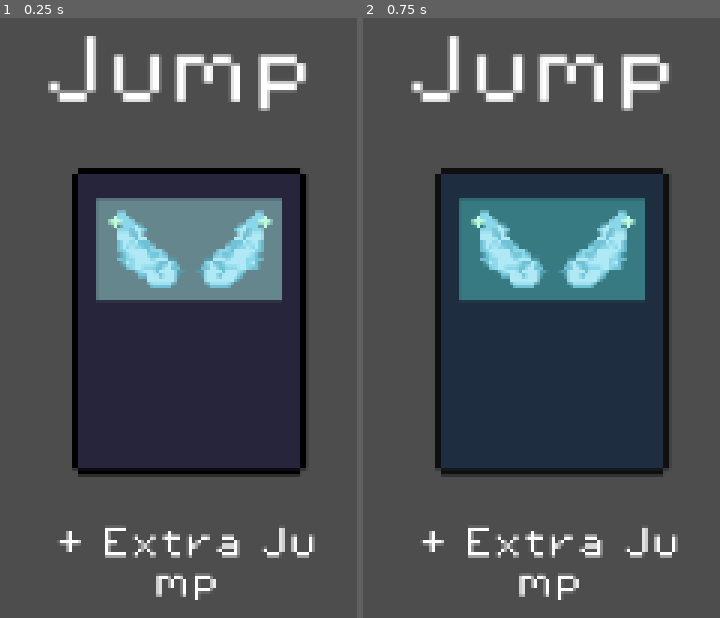
Above: before the commit, frames 1-2 (left to right).
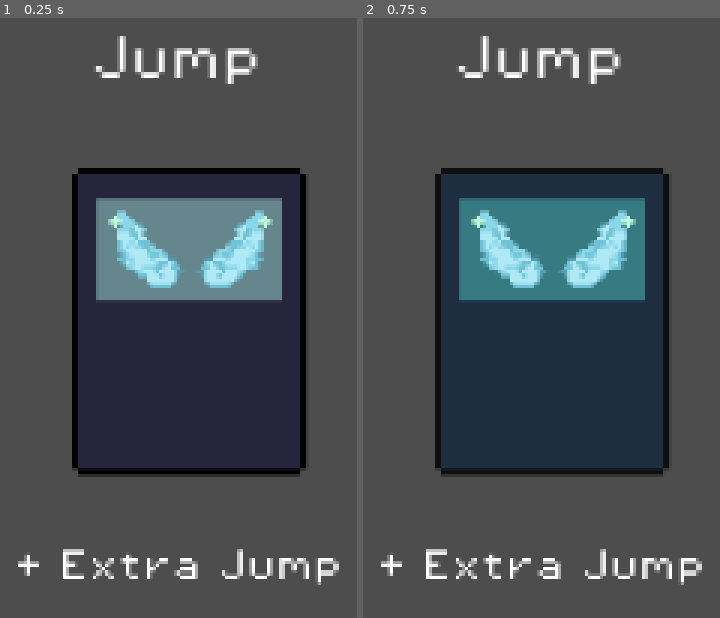
Above: after the commit, the same moments.

Repository: ajpolintan/GMTK_GameJam
Game: Godot game, scene res://Scenes/Cards/JumpCard.tscn
The game is run twice, just before and just after one commit, with the same random seed, the same clock (stepped at 60 frames per second) and the same inputs. This scene is started directly instead of the project's main scene.
Inputs (mouse positions are in pixels of both pictures, inside the frame that each line leads up to):
- Up to frame 1 (0.25 s): no input
- Up to frame 2 (0.75 s): tap Enter at 0.5 s; move the mouse to (555, 324) at 0.52 s; hold Right (move_right) from 0.53 s (still down); hold Shift (dash) from 0.53 s (still down)

The runs differ from the first frame. In frame 1, 5.8% of the frame differs, in the area x 5-95%, y 3-97%; in frame 2, 5.8%.

Commit message:
Cleaned up card_deck

Diff:
--- a/Scenes/card.tscn
+++ b/Scenes/card.tscn
@@ -24,7 +24,7 @@
 offset_right = 306.0
 offset_bottom = 71.2582
 theme_override_fonts/font = ExtResource("3_dytlp")
-theme_override_font_sizes/font_size = 35
+theme_override_font_sizes/font_size = 22
 text = "+1 Jump"
 horizontal_alignment = 1
 autowrap_mode = 1
@@ -32,10 +32,10 @@
 [node name="CardImage" type="Sprite2D" parent="."]
 
 [node name="CardDescription" type="Label" parent="."]
-offset_left = 96.0
-offset_top = 258.258
-offset_right = 230.0
-offset_bottom = 293.258
+offset_left = 47.0
+offset_top = 269.0
+offset_right = 272.0
+offset_bottom = 328.0
 theme_override_fonts/font = ExtResource("3_dytlp")
 text = "allows you to run"
 horizontal_alignment = 1
--- a/Scenes/deck.tscn
+++ b/Scenes/deck.tscn
@@ -1,6 +1,7 @@
-[gd_scene load_steps=2 format=3 uid="uid://eoqkwnbbbgy4"]
+[gd_scene load_steps=3 format=3 uid="uid://eoqkwnbbbgy4"]
 
 [ext_resource type="Script" path="res://Scripts/deck.gd" id="1_6dlcv"]
+[ext_resource type="FontFile" uid="uid://rhfbsckxpx0e" path="res://Assets/fonts/PixelOperator8.ttf" id="2_eyglp"]
 
 [node name="Deck" type="Control"]
 layout_mode = 3
@@ -20,42 +21,31 @@
 [node name="CanvasLayer" type="CanvasLayer" parent="."]
 
 [node name="Spawn" type="Node2D" parent="CanvasLayer"]
-position = Vector2(201, 95)
+position = Vector2(116, 95)
 
-[node name="Option" type="Button" parent="CanvasLayer"]
-anchors_preset = 2
-anchor_top = 1.0
-anchor_bottom = 1.0
-offset_left = 297.0
-offset_top = -243.0
-offset_right = 381.0
-offset_bottom = -159.0
-grow_vertical = 0
-text = "Option 1"
+[node name="HBoxContainer" type="HBoxContainer" parent="CanvasLayer"]
+offset_left = 218.0
+offset_top = 441.0
+offset_right = 944.0
+offset_bottom = 481.0
+theme_override_constants/separation = 218
 
-[node name="Option2" type="Button" parent="CanvasLayer"]
-anchors_preset = 2
-anchor_top = 1.0
-anchor_bottom = 1.0
-offset_left = 545.0
-offset_top = -246.0
-offset_right = 629.0
-offset_bottom = -162.0
-grow_vertical = 0
-text = "Option 2"
+[node name="Option" type="Button" parent="CanvasLayer/HBoxContainer"]
+layout_mode = 2
+theme_override_fonts/font = ExtResource("2_eyglp")
+text = "Select"
 
-[node name="Option3" type="Button" parent="CanvasLayer"]
-anchors_preset = 2
-anchor_top = 1.0
-anchor_bottom = 1.0
-offset_left = 796.0
-offset_top = -249.0
-offset_right = 880.0
-offset_bottom = -165.0
-grow_vertical = 0
-text = "Option3"
+[node name="Option2" type="Button" parent="CanvasLayer/HBoxContainer"]
+layout_mode = 2
+theme_override_fonts/font = ExtResource("2_eyglp")
+text = "Select"
+
+[node name="Option3" type="Button" parent="CanvasLayer/HBoxContainer"]
+layout_mode = 2
+theme_override_fonts/font = ExtResource("2_eyglp")
+text = "Select"
 
 [connection signal="pressed" from="JumpCard" to="." method="_on_button_pressed"]
-[connection signal="pressed" from="CanvasLayer/Option" to="." method="_on_option_pressed"]
-[connection signal="pressed" from="CanvasLayer/Option2" to="." method="_on_option_2_pressed"]
-[connection signal="pressed" from="CanvasLayer/Option3" to="." method="_on_option_3_pressed"]
+[connection signal="pressed" from="CanvasLayer/HBoxContainer/Option" to="." method="_on_option_pressed"]
+[connection signal="pressed" from="CanvasLayer/HBoxContainer/Option2" to="." method="_on_option_2_pressed"]
+[connection signal="pressed" from="CanvasLayer/HBoxContainer/Option3" to="." method="_on_option_3_pressed"]
--- a/Scripts/deck.gd
+++ b/Scripts/deck.gd
@@ -22,9 +22,7 @@
 	card_scenes = [jump_card_scene, speed_card_scene, time_increase_card_scene]
 	var card_num = rng.randi_range(0,3)
 	print(card_num)
-	$CanvasLayer/Option.visible = false
-	$CanvasLayer/Option2.visible = false
-	$CanvasLayer/Option3.visible = false
+	hide_buttons()
 
 	pass # Replace with function body.
 
@@ -33,9 +31,10 @@
 func _on_button_pressed() -> void:
 	print(HUD.time)
 	print("Creating cards...")
-	$CanvasLayer/Option.visible = true
-	$CanvasLayer/Option2.visible = true
-	$CanvasLayer/Option3.visible = true
+	$CanvasLayer/HBoxContainer/Option.visible = true
+	$CanvasLayer/HBoxContainer/Option2.visible = true
+	$CanvasLayer/HBoxContainer/Option3.visible = true
+
 	#Creating Cards...
 	var card_position = 0;
 	for n in 3:
@@ -47,7 +46,7 @@
 		# how do i select a card and make sure that card has the same effect on the player
 
 		if n != 0 :
-			card_position += 180
+			card_position += 300
 			card.position.x += card_position
 
 
@@ -63,9 +62,9 @@
 	pass
 
 func hide_buttons() -> void:
-	$CanvasLayer/Option.visible = false
-	$CanvasLayer/Option2.visible = false
-	$CanvasLayer/Option3.visible = false
+	$CanvasLayer/HBoxContainer/Option.visible = false
+	$CanvasLayer/HBoxContainer/Option2.visible = false
+	$CanvasLayer/HBoxContainer/Option3.visible = false
 
 func _on_option_pressed() -> void:
 	var first_card = spawn_point.get_child(0)
